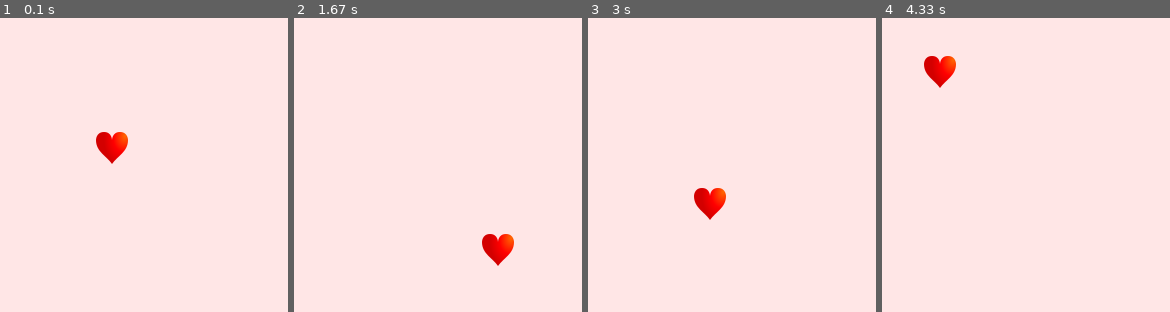
Above: before the commit, frames 1-4 (left to right).
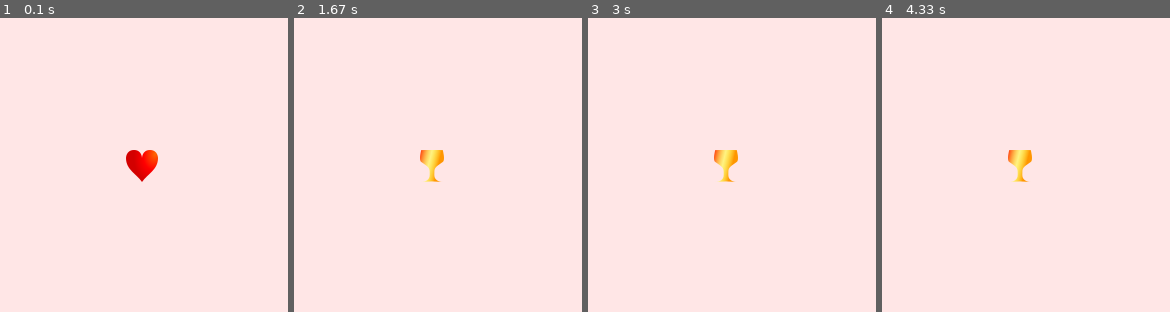
Above: after the commit, the same moments.

Repository: mcfletch/2daypython
Game: pygame game, started from exercises/heartclick/game.py
The game is run twice, just before and just after one commit, with the same random seed, the same clock (stepped at 60 frames per second) and the same inputs.
Inputs (mouse positions are in pixels of both pictures, inside the frame that each line leads up to):
- Up to frame 1 (0.1 s): no input
- Up to frame 2 (1.67 s): click (435, 165) at 0.38 s
- Up to frame 3 (3 s): no input
- Up to frame 4 (4.33 s): no input

The runs differ from the first frame. In frame 1, 1.7% of the frame differs, in the area x 33-55%, y 38-56%; in frame 2, 1.4%; in frame 3, 1.4%; in frame 4, 1.4%.

Commit message:
Move is an in-place operation, modify to reflect that

Diff:
--- a/exercises/bouncing/imagebounce.py
+++ b/exercises/bouncing/imagebounce.py
@@ -44,7 +44,7 @@
     render(screen, ball, rectangle)
 
     distance = direction[0], direction[1]
-    rectangle = rectangle.move((distance))
+    rectangle.move((distance))
 
     if (rectangle.top < 0 or rectangle.bottom > 300) and (rectangle.left < 0 or rectangle.right > 300):
         direction = -direction[0], -direction[1]
--- a/exercises/heartclick/game.py
+++ b/exercises/heartclick/game.py
@@ -90,7 +90,7 @@
     #bounce_stop
 
     #update_motion_start
-    heart_rectangle = heart_rectangle.move(direction)
+    heart_rectangle.move(direction)
     #update_motion_stop
 
     #random_motion_start
Not shown, changed: heartclick.rst
